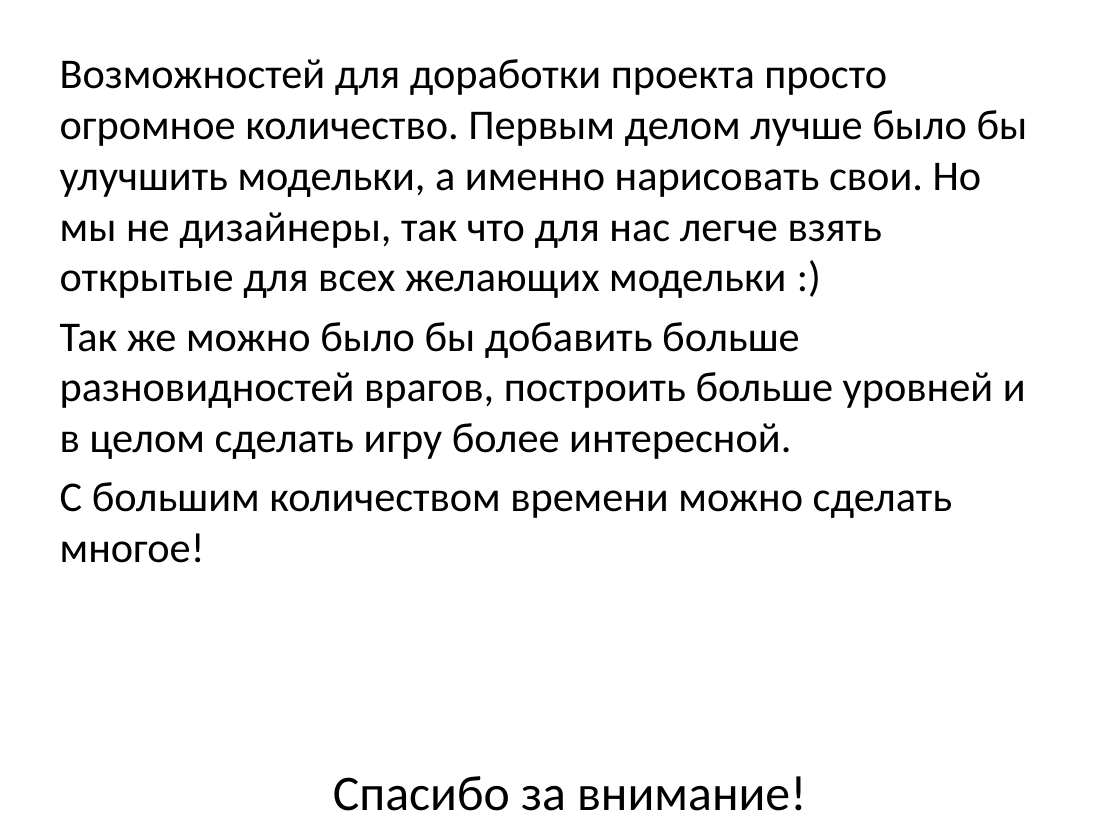
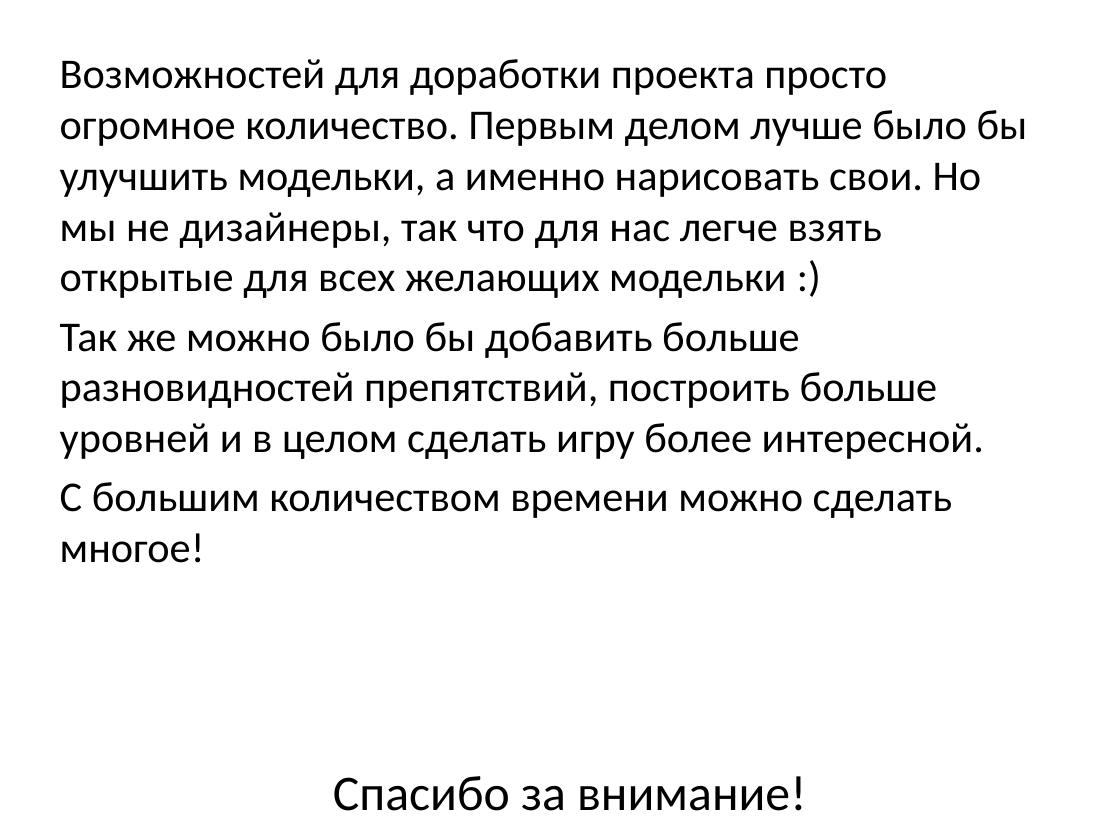
Before and after one commit to gareev-bulat/Pygame-project, a slide deck: slide 9 of Платформер.pptx. Drawn at 1120x840 pixels with LibreOffice and Linux fonts; fonts in the diff are those of the drawing. Boxes give left, top, right and bottom in pixels: in the first picture for what was removed or moved away, otherwise in the second. Text is boxed around its words. In the diff, an @@ line names an element or a change of style, - is before the commit and + after.

```diff
--- a/Платформер.pptx
+++ b/Платформер.pptx
@@ text at (x1=60, y1=322, x2=984, y2=459): text changed @@
-Так же можно было бы добавить больше разновидностей врагов, построить больше уровней и в целом сделать игру более интересной.
+Так же можно было бы добавить больше разновидностей препятствий, построить больше уровней и в целом сделать игру более интересной.
```
Also in this commit, not shown: 1 other file.
